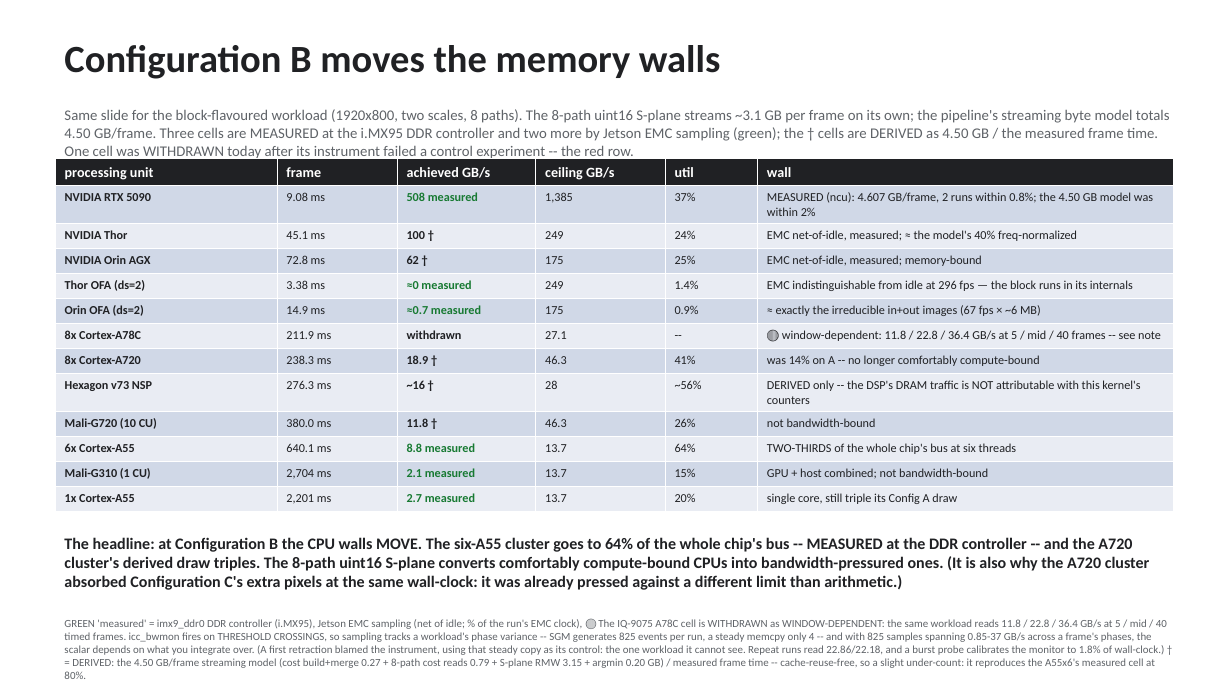
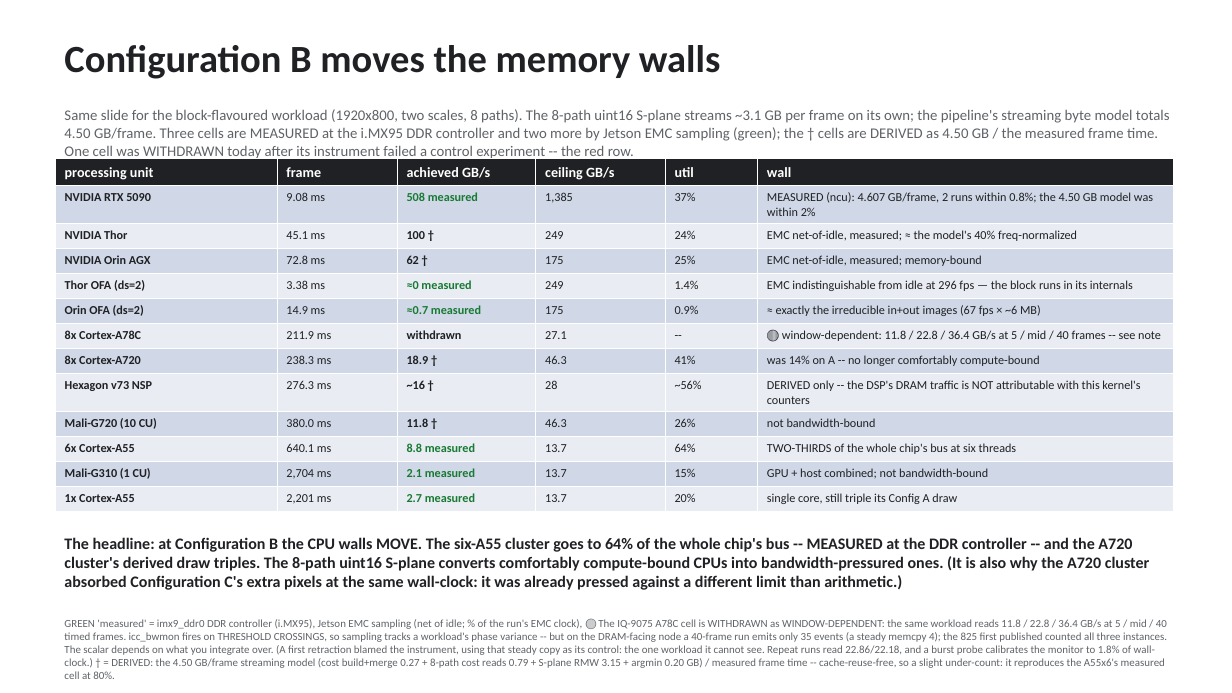
Before and after one commit to kylefoxaustin/sgm-bench, a slide deck: slide 3 of docs/sgm-results.pptx. Drawn at 1232x693 pixels with LibreOffice and Linux fonts; fonts in the diff are those of the drawing. Boxes give left, top, right and bottom in pixels: in the first picture for what was removed or moved away, otherwise in the second. Text is boxed around its words. In the diff, an @@ line names an element or a change of style, - is before the commit and + after.

Commit message:
the 825-event figure was all three bwmon instances; the DRAM node saw 35
Two corrections, both to claims this repo published.

① THE EVENT COUNT. 'Configuration B generates 825 events per run' counted ALL
THREE bwmon instances. Measured per instance on the same board, same binary:
918 total, of which the DRAM-facing node pmu@9091000 (llcc-bwmon) emits just
35 -- the other ~880 belong to the two cpu-bwmon nodes on the CPU->LLC path.
The steady memcpy control emits 4 there. So the phase-variance finding
survives (35 vs 4, ~9x) but at a twentieth of the evidential weight claimed,
and 825 should never have been quoted as the DRAM-path sample count. This is
the same category error as the withdrawn ceiling 'cross-confirmation', which
also read a cpu-bwmon node while claiming a DRAM number.

② THE WINDOW HYPOTHESIS IS REFUTED. I predicted that integrating the timed
region only would reconcile a 22.2-22.9 GB/s reading with my 33-36. Tested: it
moves the figure ~1 GB/s, not the ~50% required. The actual discrepancy is the
EVENT RATE -- two competent harnesses on one board, same binary and tracepoint,
disagree 3-8x on how many samples the monitor emits. Every integration method
argued about downstream of that is averaging two different samplings of one
signal.

The cell stays withdrawn, now for a firmer reason: a reproducibility failure of
the instrument rather than a disputed number.

```diff
--- a/docs/sgm-results.pptx
+++ b/docs/sgm-results.pptx
@@ text at bbox=[64, 619, 1167, 679]: text changed @@
-GREEN 'measured' = imx9_ddr0 DDR controller (i.MX95), Jetson EMC sampling (net of idle; % of the run's EMC clock), 🔴 The IQ-9075 A78C cell is WITHDRAWN as WINDOW-DEPENDENT: the same workload reads 11.8 / 22.8 / 36.4 GB/s at 5 / mid / 40 timed frames. icc_bwmon fires on THRESHOLD CROSSINGS, so sampling tracks a workload's phase variance -- SGM generates 825 events per run, a steady memcpy only 4 -- and with 825 samples spanning 0.85-37 GB/s across a frame's phases, the scalar depends on what you integrate over. (A first retraction blamed the instrument, using that steady copy as its control: the one workload it cannot see. Repeat runs read 22.86/22.18, and a burst probe calibrates the monitor to 1.8% of wall-clock.) † = DERIVED: the 4.50 GB/frame streaming model (cost build+merge 0.27 + 8-path cost reads 0.79 + S-plane RMW 3.15 + argmin 0.20 GB) / measured frame time -- cache-reuse-free, so a slight under-count: it reproduces the A55x6's measured cell at 80%.
+GREEN 'measured' = imx9_ddr0 DDR controller (i.MX95), Jetson EMC sampling (net of idle; % of the run's EMC clock), 🔴 The IQ-9075 A78C cell is WITHDRAWN as WINDOW-DEPENDENT: the same workload reads 11.8 / 22.8 / 36.4 GB/s at 5 / mid / 40 timed frames. icc_bwmon fires on THRESHOLD CROSSINGS, so sampling tracks a workload's phase variance -- but on the DRAM-facing node a 40-frame run emits only 35 events (a steady memcpy 4); the 825 first published counted all three instances. The scalar depends on what you integrate over. (A first retraction blamed the instrument, using that steady copy as its control: the one workload it cannot see. Repeat runs read 22.86/22.18, and a burst probe calibrates the monitor to 1.8% of wall-clock.) † = DERIVED: the 4.50 GB/frame streaming model (cost build+merge 0.27 + 8-path cost reads 0.79 + S-plane RMW 3.15 + argmin 0.20 GB) / measured frame time -- cache-reuse-free, so a slight under-count: it reproduces the A55x6's measured cell at 80%.
```
Also in this commit, not shown: 1 other slide changed, 3 other files.
